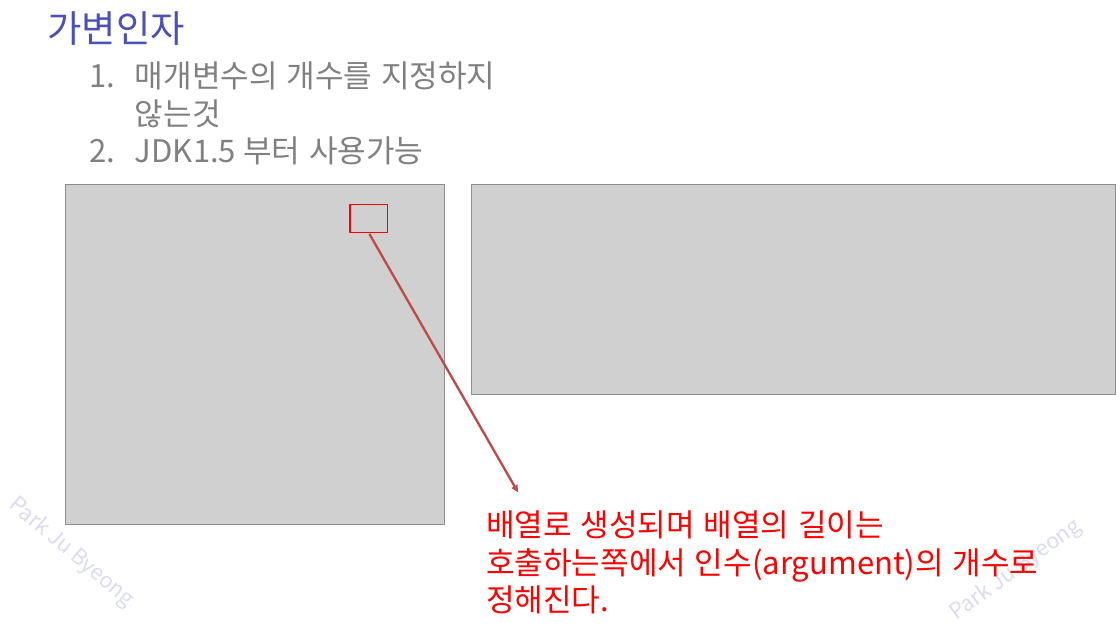
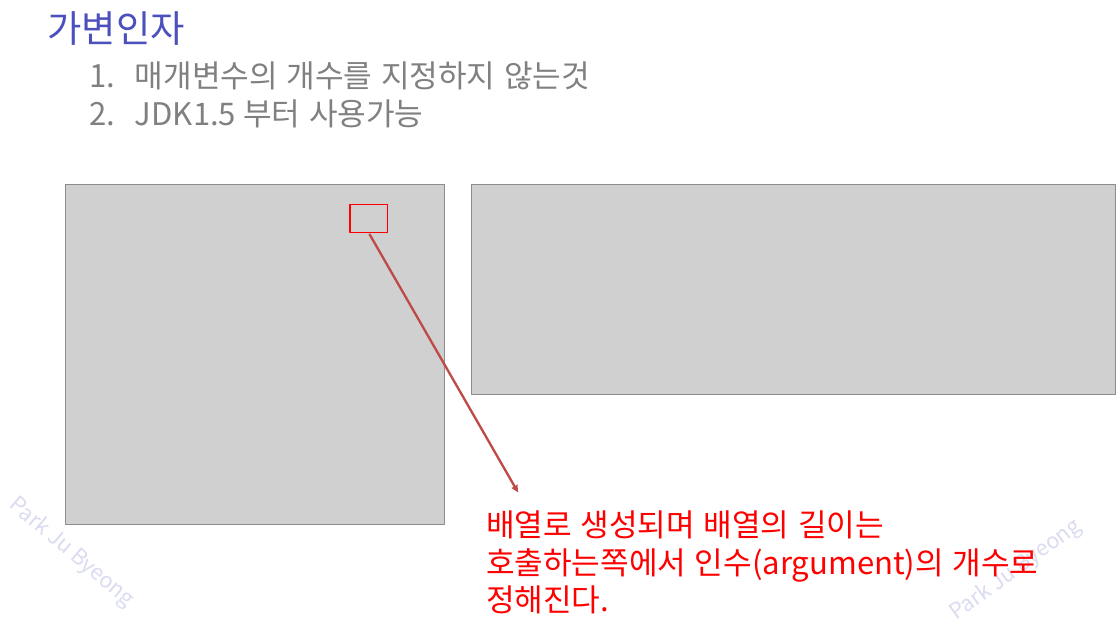
Before and after one commit to zest132/JavaLecture, a slide deck: slide 53 of JavaLecture/LectureFile/java 6강 객체지향.pptx (slide 52 before the commit). Drawn at 1120x630 pixels with LibreOffice and Linux fonts; fonts in the diff are those of the drawing; grey boxes stand for pictures. Boxes give left, top, right and bottom in pixels: in the first picture for what was removed or moved away, otherwise in the second. Text is boxed around its words. In the diff, an @@ line names an element or a change of style, - is before the commit and + after.

```diff
--- a/JavaLecture/LectureFile/java 6강 객체지향.pptx
+++ b/JavaLecture/LectureFile/java 6강 객체지향.pptx
@@ text "매개변수의 개수를 지정하지 않는것" rewrapped from [135,61,495,165] to [135,61,590,128] @@
```
Also in this commit, not shown: 2 other slides changed, 1 slide added, 3 other files.
